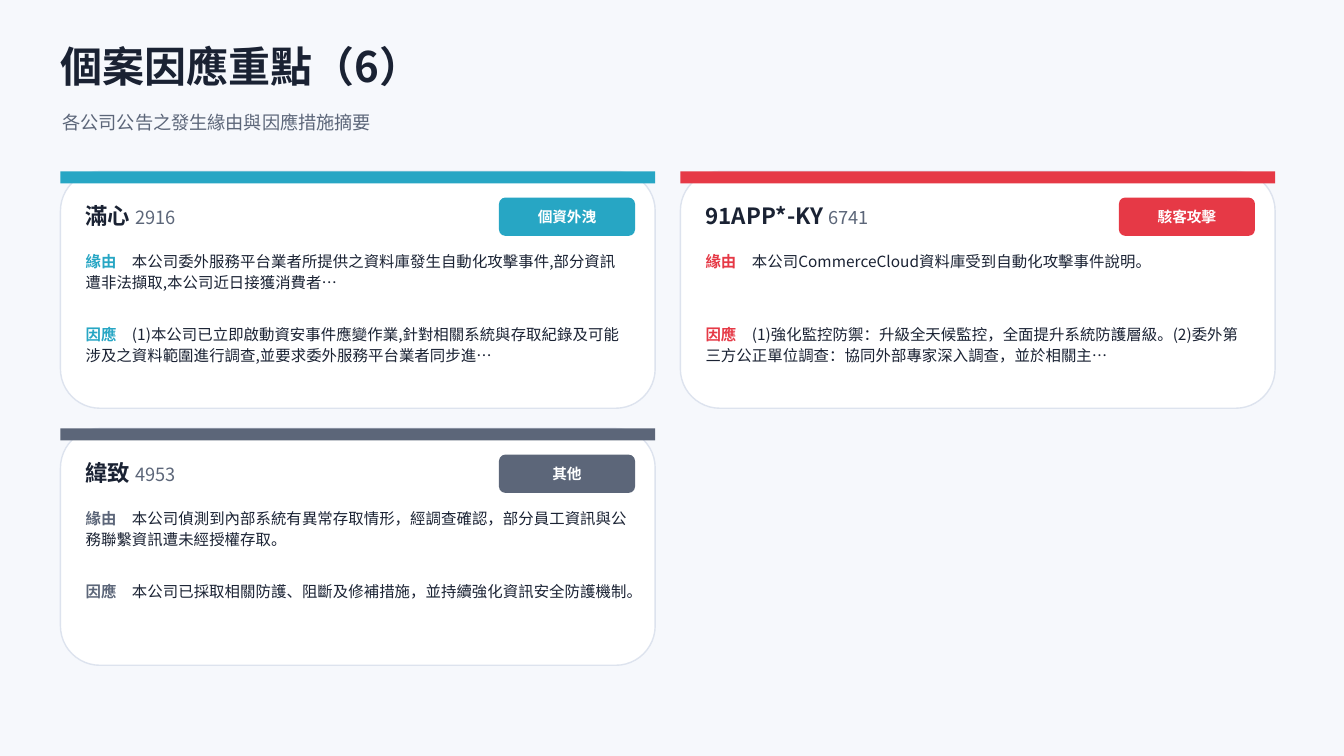
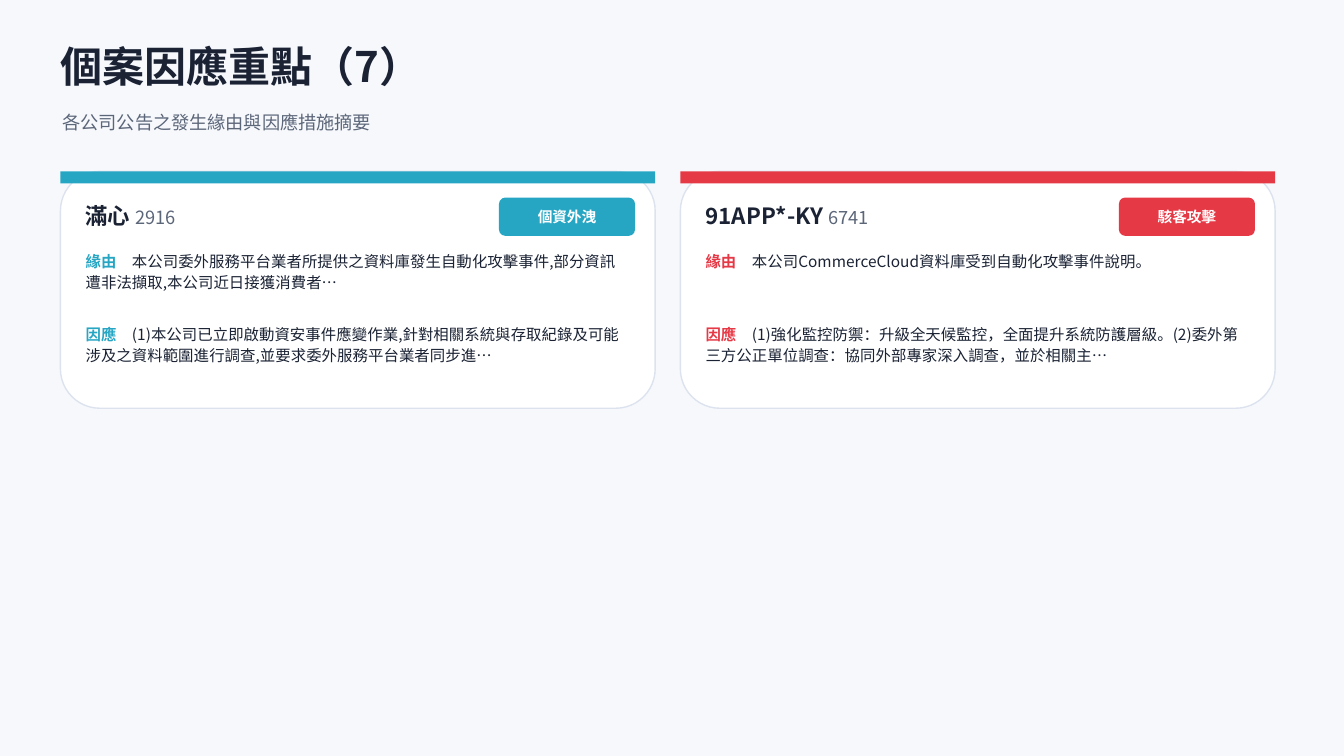
Before and after one commit to Johnnylin77/mops-isec-monitor, a slide deck: slide 12 of 資安事件因應分析.pptx (slide 11 before the commit). Drawn at 1344x756 pixels with LibreOffice and Linux fonts; fonts in the diff are those of the drawing. Boxes give left, top, right and bottom in pixels: in the first picture for what was removed or moved away, otherwise in the second. Text is boxed around its words. In the diff, an @@ line names an element or a change of style, - is before the commit and + after.

```diff
--- a/資安事件因應分析.pptx
+++ b/資安事件因應分析.pptx
@@ text at (60, 46, 421, 86): text changed @@
-個案因應重點（6）
+個案因應重點（7）
@@ rounded rectangle removed at (60, 429, 655, 665) @@
@@ rectangle removed at (60, 429, 655, 441) @@
@@ text removed at (86, 462, 175, 483) @@
-緯致 4953
@@ rounded rectangle removed at (499, 455, 635, 493) @@
@@ text removed at (552, 466, 581, 480) @@
-其他
@@ text removed at (86, 511, 626, 547) @@
-緣由 本公司偵測到內部系統有異常存取情形，經調查確認，部分員工資訊與公務聯繫資訊遭未經授權存取。
@@ text removed at (86, 582, 642, 602) @@
-因應 本公司已採取相關防護、阻斷及修補措施，並持續強化資訊安全防護機制。
```
Also in this commit, not shown: 9 other slides changed, 1 slide added, 2 other files.
